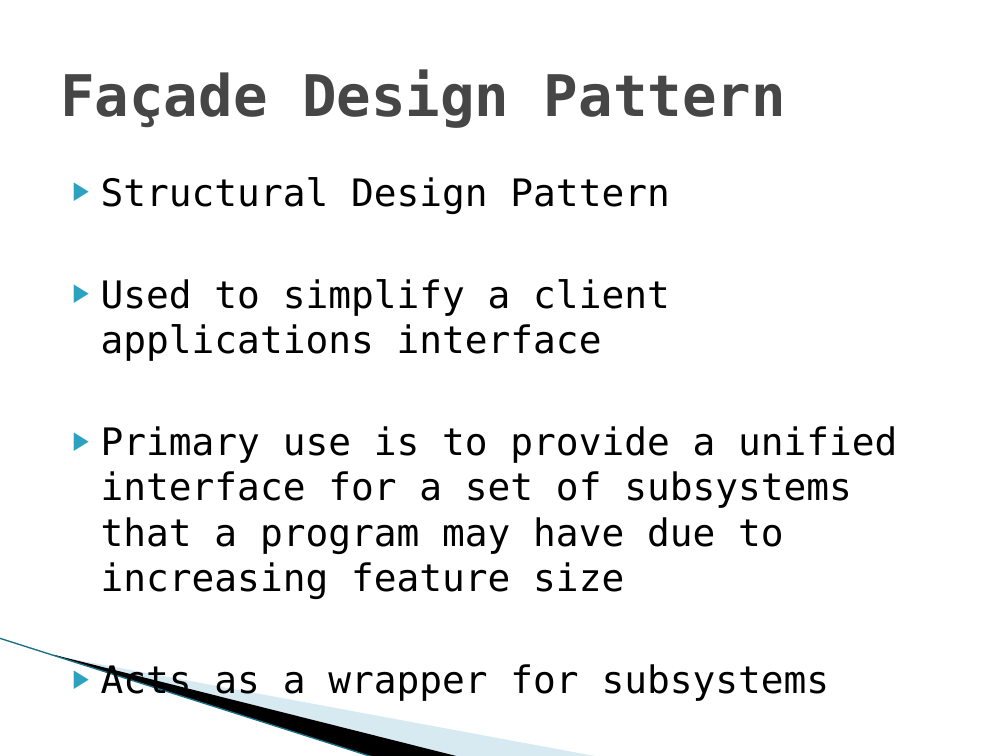
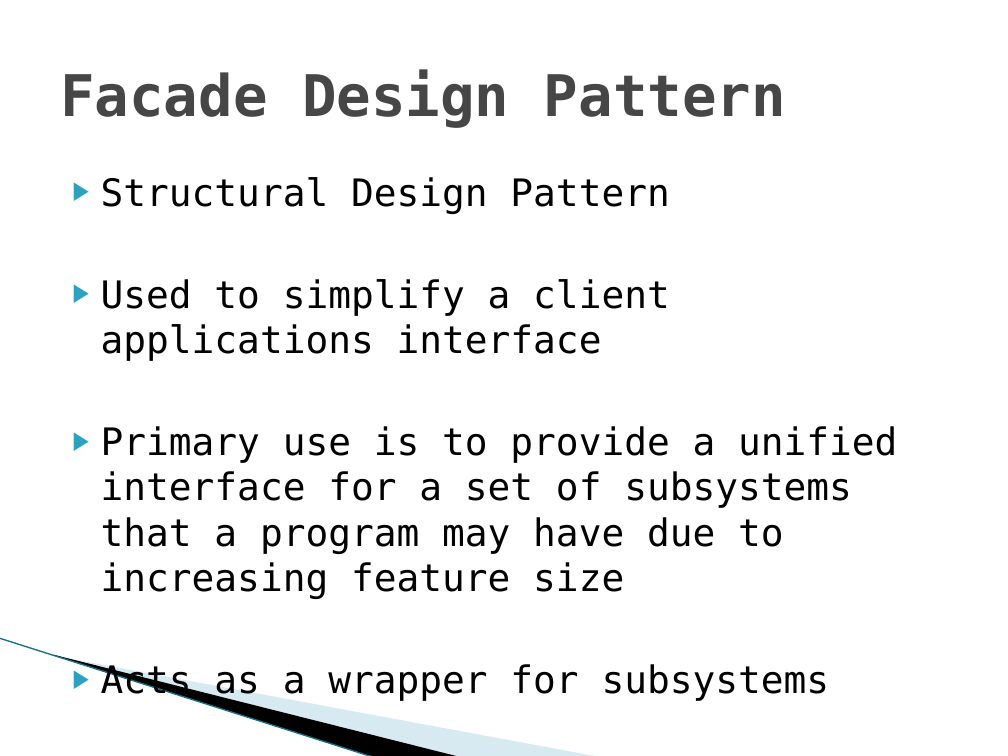
Before and after one commit to Ruthvicp/CS5551_Team_11_Project, a slide deck: slide 2 of Documentation/Problem Set 6/Façade Design Pattern.pptx. Drawn at 1008x756 pixels with LibreOffice and Linux fonts; fonts in the diff are those of the drawing; background and template pictures are left out. Boxes give left, top, right and bottom in pixels: in the first picture for what was removed or moved away, otherwise in the second. Text is boxed around its words. In the diff, an @@ line names an element or a change of style, - is before the commit and + after.

Commit message:
ps6 - facade pattern

```diff
--- a/Documentation/Problem Set 6/Façade Design Pattern.pptx
+++ b/Documentation/Problem Set 6/Façade Design Pattern.pptx
@@ title at bbox=[60, 69, 786, 128]: text changed @@
-Façade Design Pattern
+Facade Design Pattern
```
Also in this commit, not shown: 4 other slides changed, 1 slide added.
